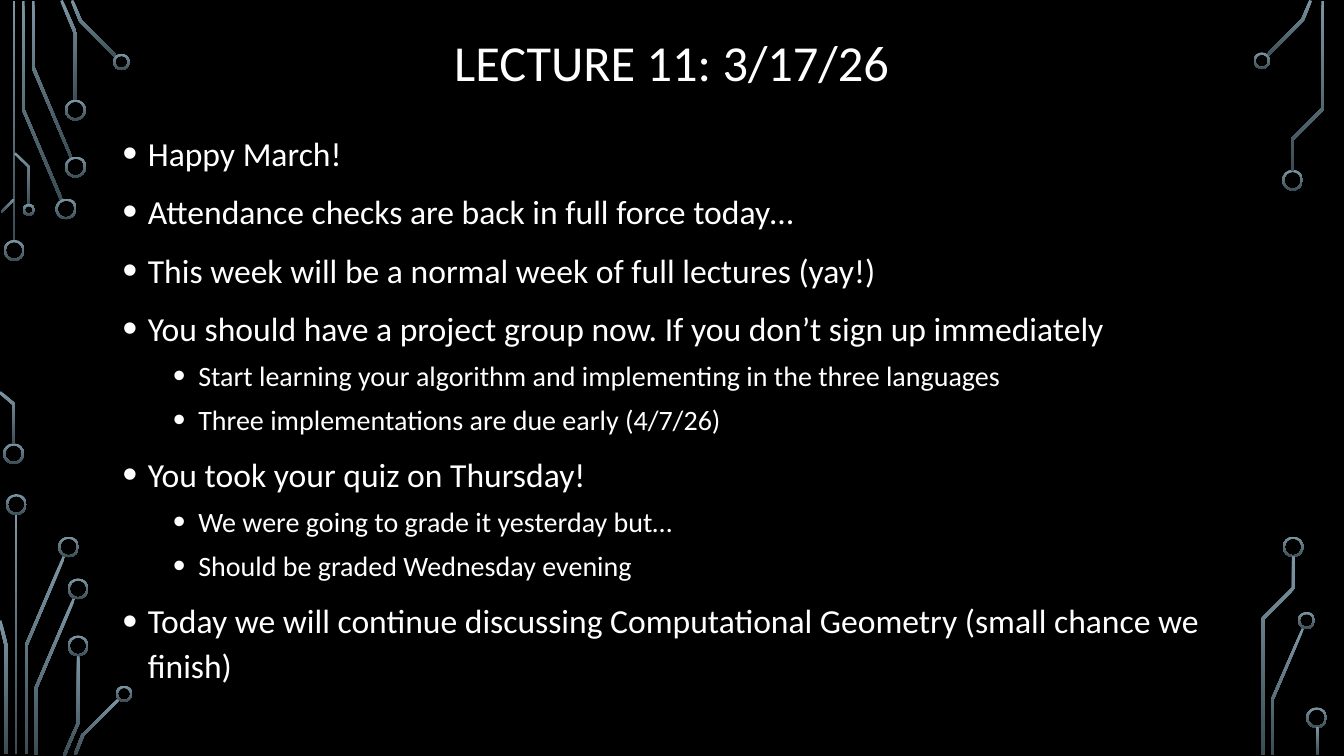
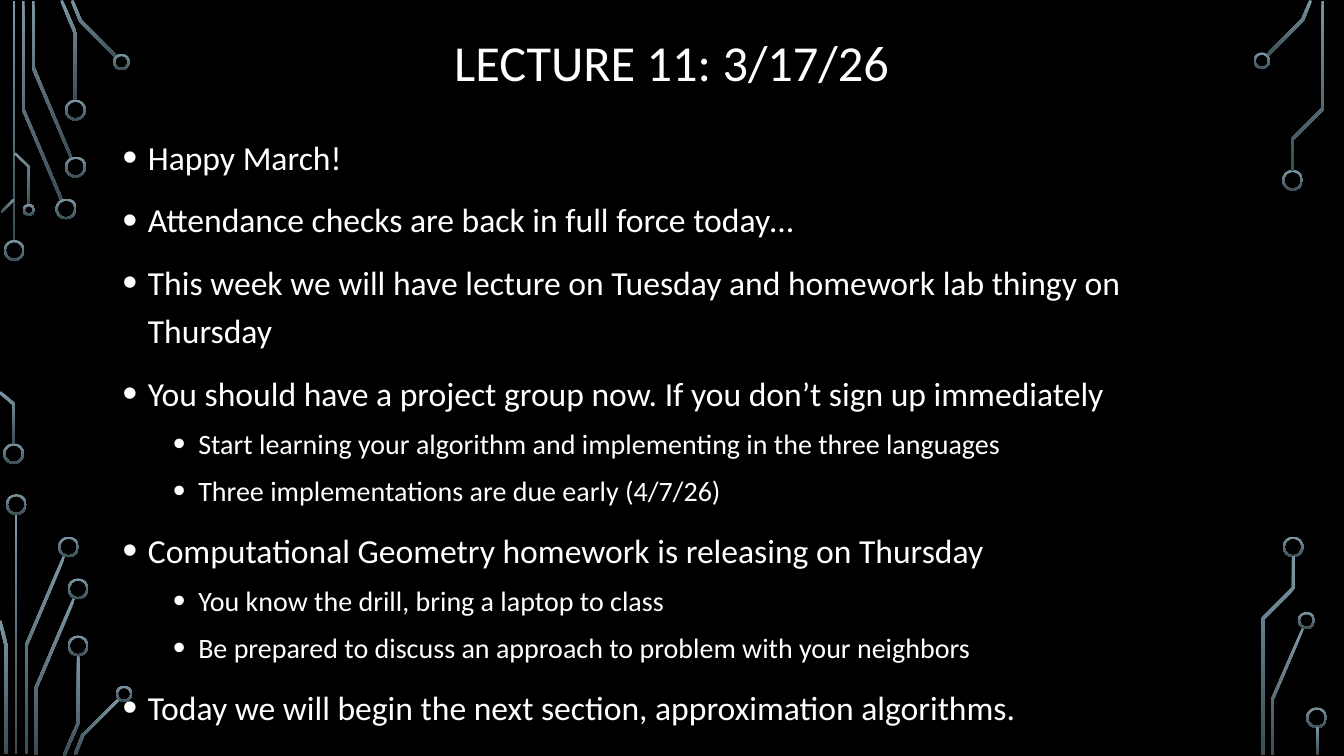
Before and after one commit to markfloryan/advAlgo, a slide deck: slide 11 of slides/00-DailyAnnouncements.pptx. Drawn at 1344x756 pixels with LibreOffice and Linux fonts; fonts in the diff are those of the drawing; background and template pictures are left out. Boxes give left, top, right and bottom in pixels: in the first picture for what was removed or moved away, otherwise in the second. Text is boxed around its words. In the diff, an @@ line names an element or a change of style, - is before the commit and + after.

Commit message:
slide fixes

```diff
--- a/slides/00-DailyAnnouncements.pptx
+++ b/slides/00-DailyAnnouncements.pptx
@@ text at [148, 146, 1104, 506]: line spacing 1.1 to 1.2 @@
@@ text at [148, 271, 1120, 349]: text changed @@
-• This week will be a normal week of full lectures (yay!)
+• This week we will have lecture on Tuesday and homework lab thingy on Thursday
@@ text at [148, 539, 983, 663]: text changed @@
-• You took your quiz on Thursday!
-  • We were going to grade it yesterday but…
-  • Should be graded Wednesday evening
-• Today we will continue discussing Computational Geometry (small chance we finish)
+• Computational Geometry homework is releasing on Thursday
+  • You know the drill, bring a laptop to class
+  • Be prepared to discuss an approach to problem with your neighbors
+• Today we will begin the next section, approximation algorithms.
```
Also in this commit, not shown: 1 slide added, 4 other files.
